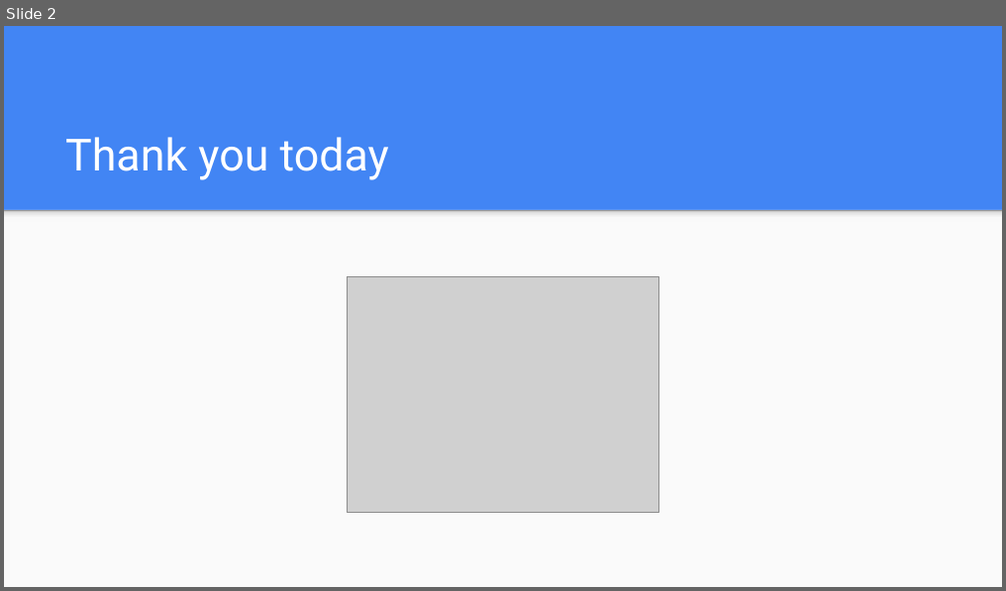
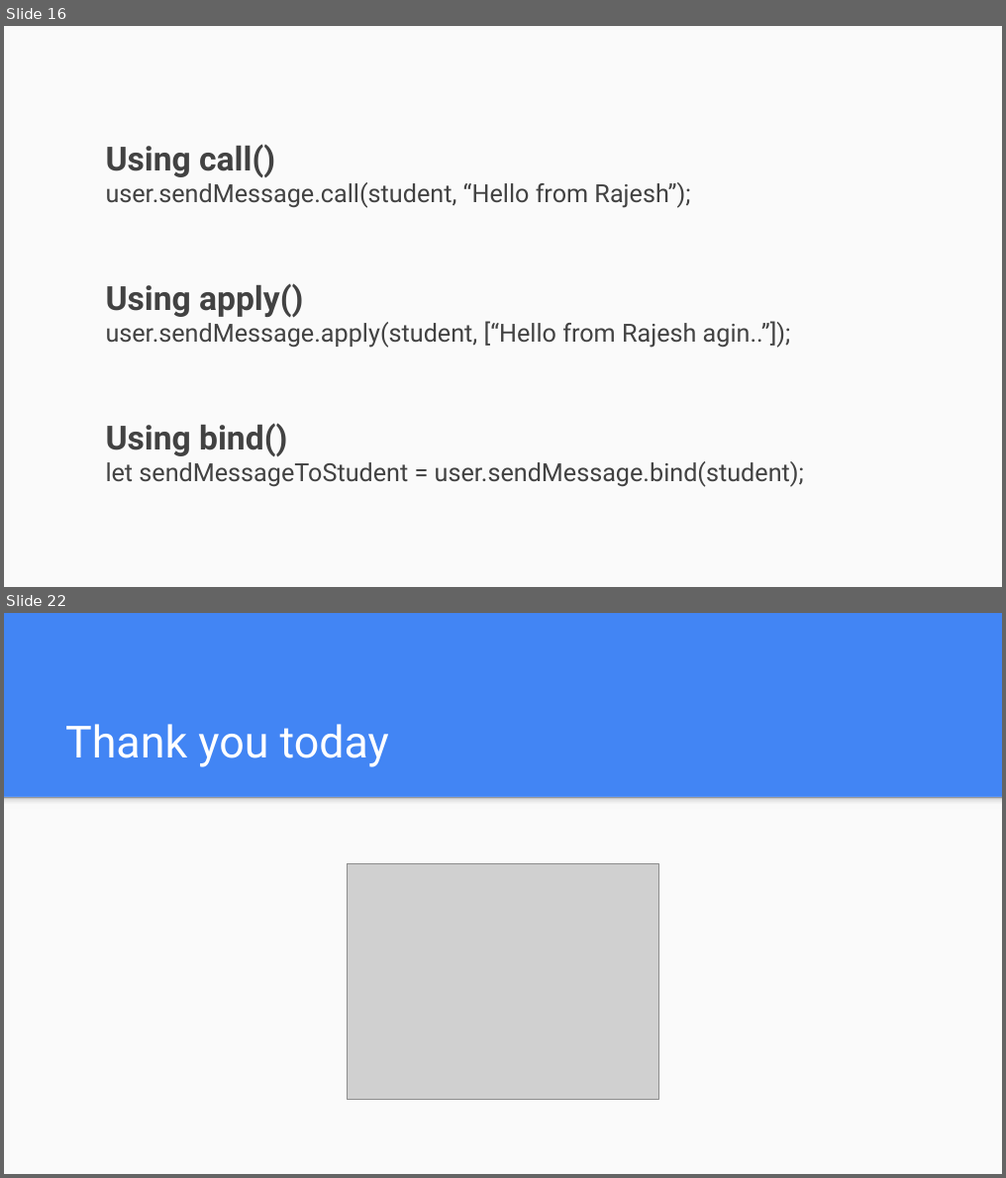
Before and after one commit to mdshohelrana/the-road-to-javascript, a slide deck: Class Content/Day 3/JavaScript Lesson 3.pptx. Shown one above the other, each under a label of ours: slide 2 before the commit, slides 16 and 22 after it; the slides between them are not shown. The pictures are 1006x591 and 1006x1178 pixels, drawn with LibreOffice and Linux fonts; fonts in the diff are those of the drawing; grey boxes stand for pictures. Boxes give left, top, right and bottom in pixels: in the first picture for what was removed or moved away, otherwise in the second. Text is boxed around its words. In the diff, an @@ line names an element or a change of style, - is before the commit and + after.

```diff
--- a/Class Content/Day 3/JavaScript Lesson 3.pptx
+++ b/Class Content/Day 3/JavaScript Lesson 3.pptx
@@ slide 16 added at bbox=[4, 26, 1002, 587], background #FAFAFA @@
@@ text added at bbox=[106, 144, 804, 487], 18 pt, text #424242 @@
+Using call()
+user.sendMessage.call(student, “Hello from Rajesh”);
+Using apply()
+user.sendMessage.apply(student, [“Hello from Rajesh agin..”]);
+Using bind()
+let sendMessageToStudent = user.sendMessage.bind(student);
@@ what was slide 2 is now slide 22 @@
```
Also in this commit, not shown: 19 other slides added, 1 other file.
